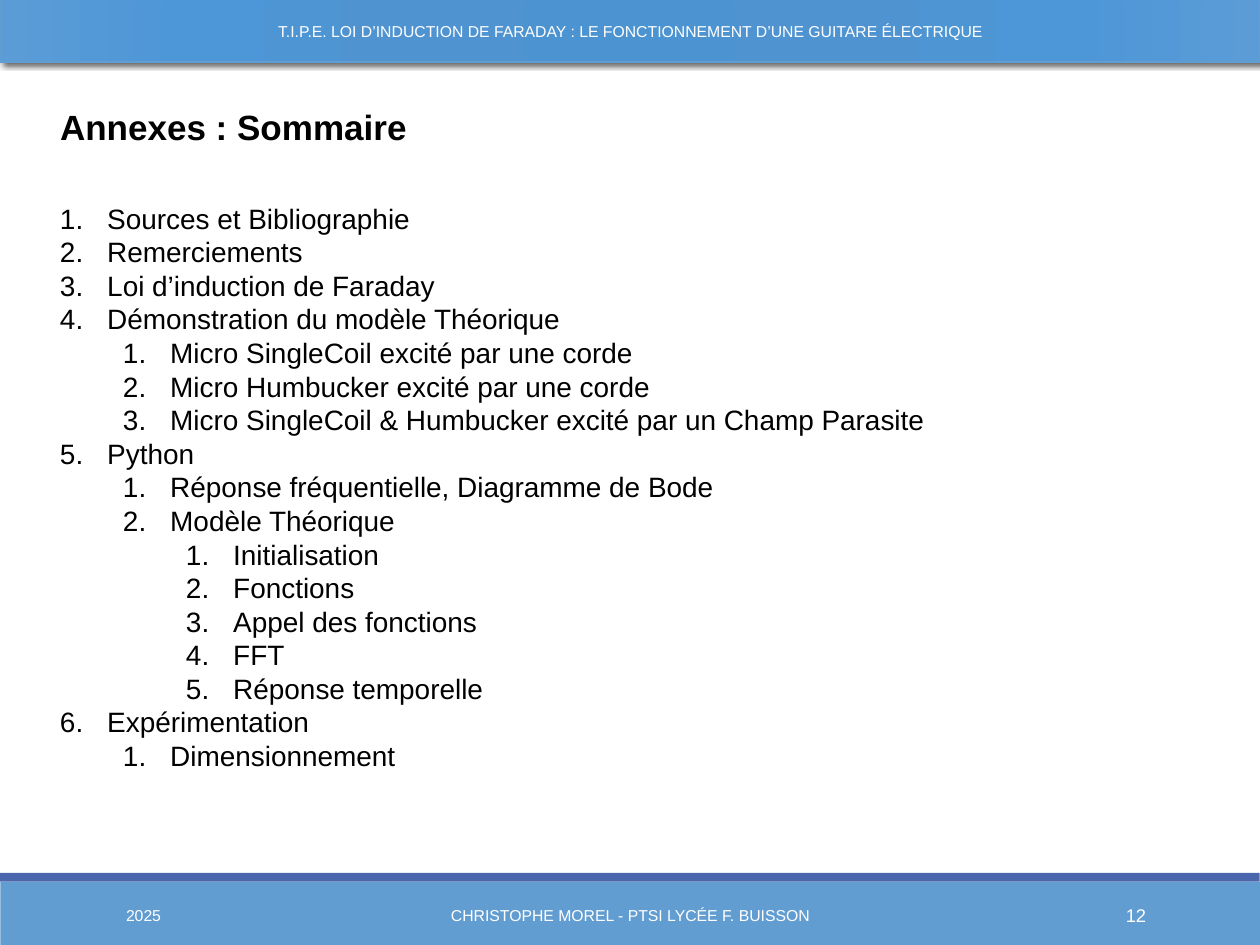
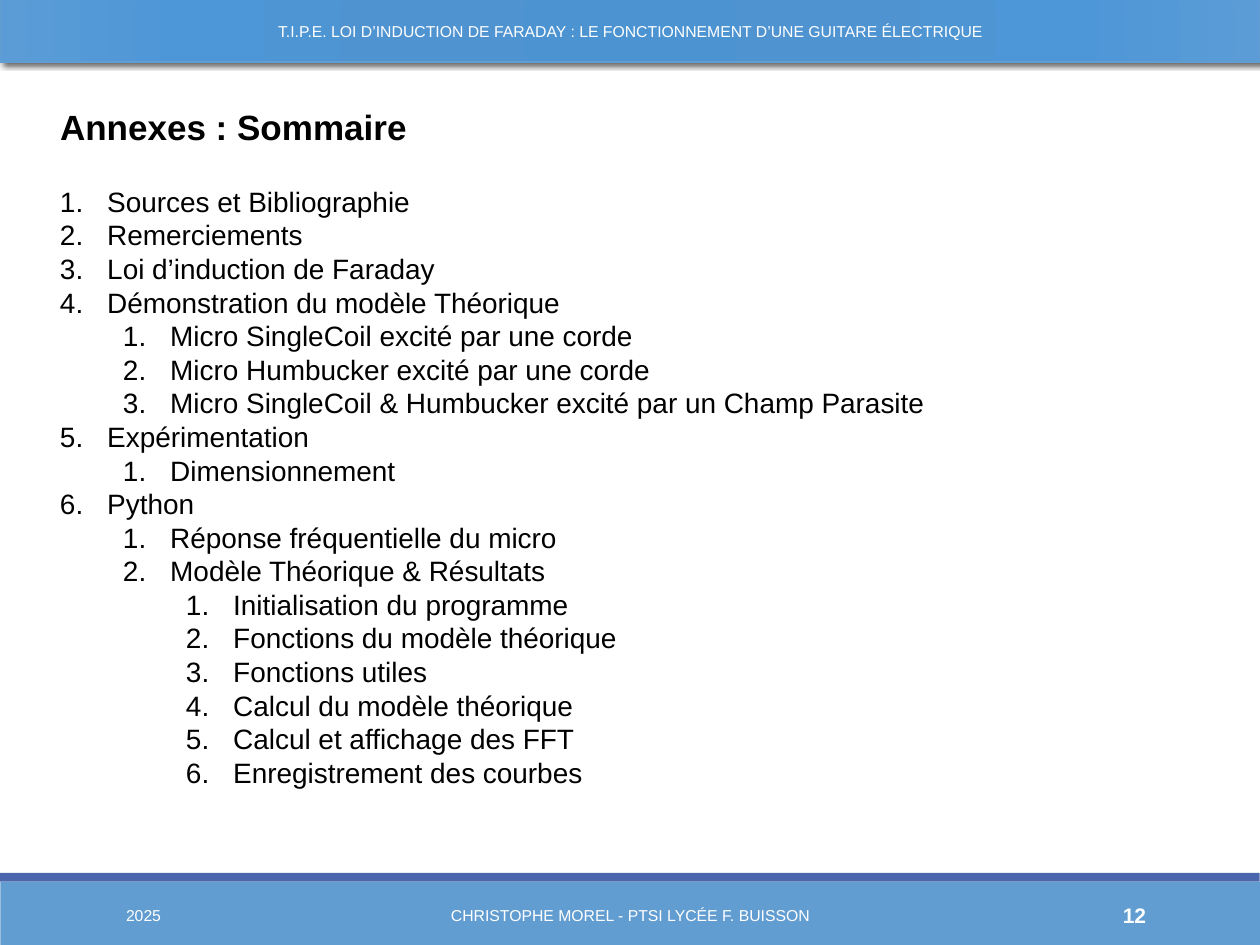
Before and after one commit to Chrismorel7/TIPE---Micro_guitare_elec, a slide deck: slide 12 of Views/Novembre.pptx. Drawn at 1260x945 pixels with LibreOffice and Linux fonts; fonts in the diff are those of the drawing. Boxes give left, top, right and bottom in pixels: in the first picture for what was removed or moved away, otherwise in the second. Text is boxed around its words. In the diff, an @@ line names an element or a change of style, - is before the commit and + after.

```diff
--- a/Views/Novembre.pptx
+++ b/Views/Novembre.pptx
@@ text "Sources et Bibliographie": place and size @@
-text "Sources et Bibliographie" at (107, 208, 924, 767)
+text "Sources et Bibliographie" at (107, 191, 924, 788)
@@ text at (107, 443, 713, 704): paragraphs removed @@
-5. Python
-  1. Réponse fréquentielle, Diagramme de Bode
-  2. Modèle Théorique
-    1. Initialisation
-    2. Fonctions
-    3. Appel des fonctions
-    4. FFT
-    5. Réponse temporelle
@@ text at (107, 493, 616, 788): paragraphs added @@
+6. Python
+  1. Réponse fréquentielle du micro
+  2. Modèle Théorique & Résultats
+    1. Initialisation du programme
+    2. Fonctions du modèle théorique
+    3. Fonctions utiles
+    4. Calcul du modèle théorique
+    5. Calcul et affichage des FFT
+    6. Enregistrement des courbes
@@ page number at (1123, 908, 1146, 923): size 10.5 to 12 pt, bold on @@
```
Also in this commit, not shown: 18 other slides changed, 2 slides added, 1 slide removed, 16 other files.
